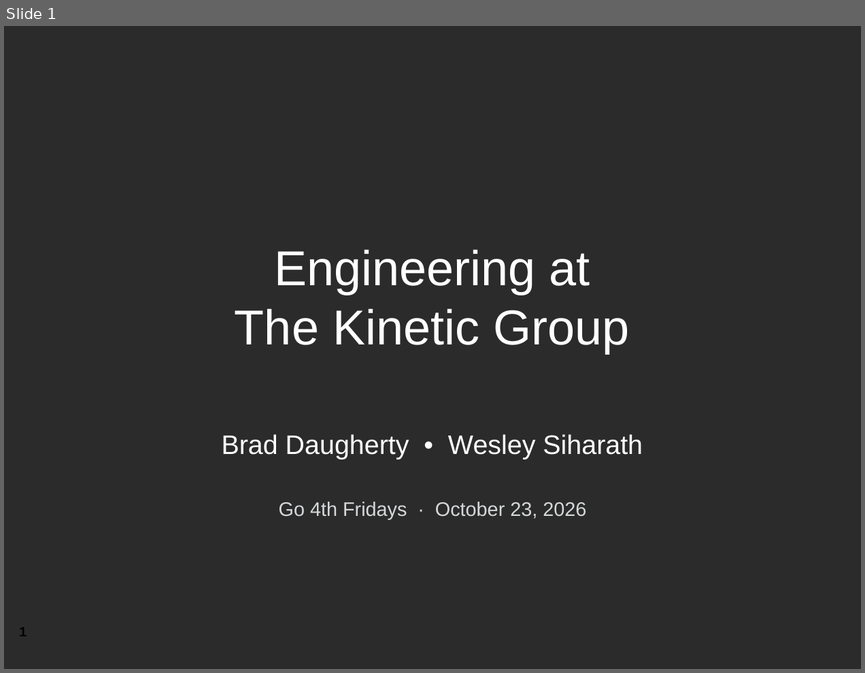
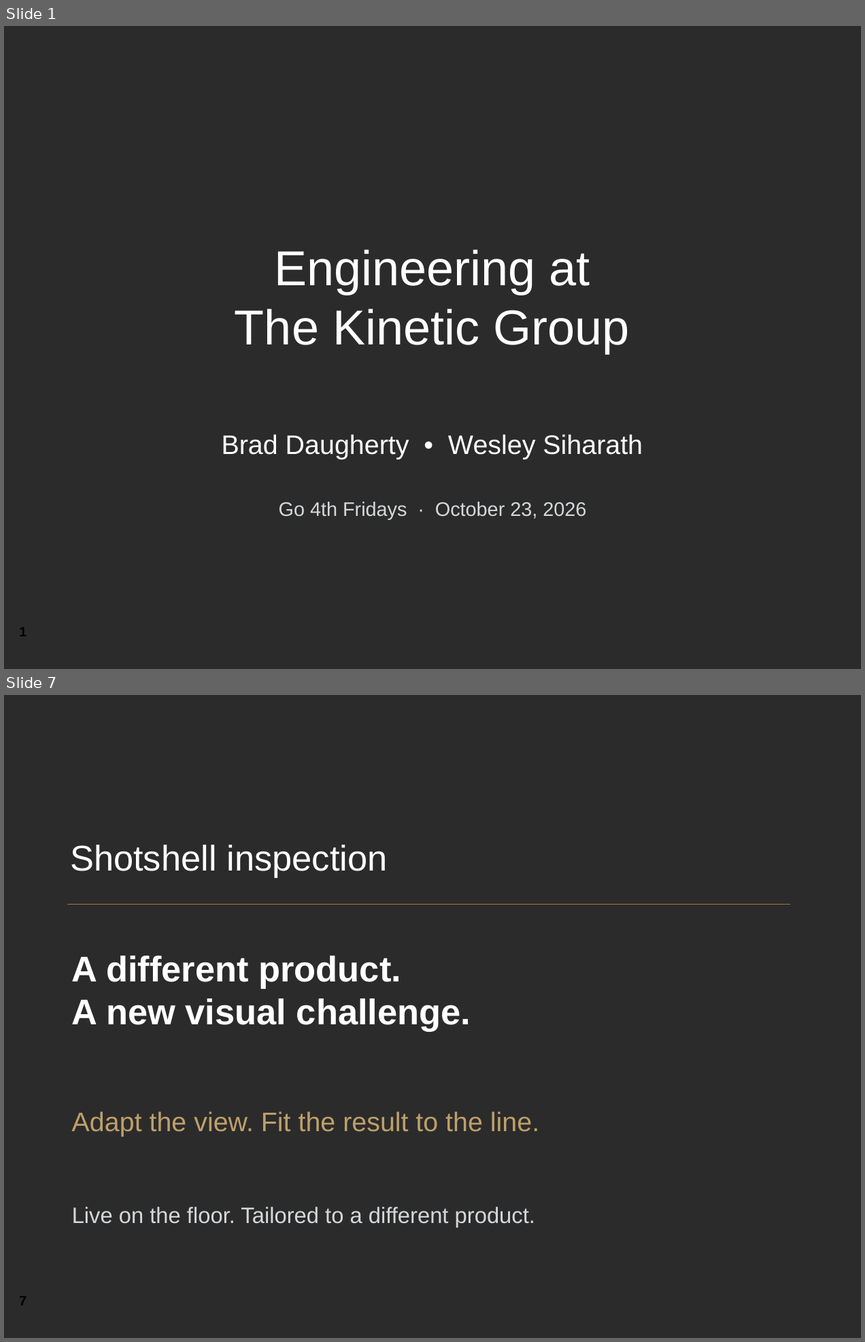
Before and after one commit to YeChamo/part-tracking-demo-ualr, a slide deck: docs/presentation/Engineering_at_The_Kinetic_Group.pptx. Shown one above the other, each under a label of ours: slide 1 before the commit, slides 1 and 7 after it; the slides between them are not shown. The pictures are 865x673 and 865x1342 pixels, drawn with LibreOffice and Linux fonts; fonts in the diff are those of the drawing; background and template pictures are left out; a plain dark background stands for a picture behind light text. Boxes give left, top, right and bottom in pixels: in the first picture for what was removed or moved away, otherwise in the second. Text is boxed around its words. In the diff, an @@ line names an element or a change of style, - is before the commit and + after.

```diff
--- a/docs/presentation/Engineering_at_The_Kinetic_Group.pptx
+++ b/docs/presentation/Engineering_at_The_Kinetic_Group.pptx
@@ slide 7 added at bbox=[4, 695, 861, 1338], background picture (left out) @@
@@ text added at bbox=[70, 845, 387, 878], 30 pt, text #FFFFFF @@
+Shotshell inspection
@@ line added from (67, 904) to (791, 904), #9D7C2F 0.75 pt @@
@@ text added at bbox=[72, 955, 470, 1032], 30 pt, text #FFFFFF, bold @@
+A different product.
+A new visual challenge.
@@ text added at bbox=[72, 1111, 539, 1136], 22.5 pt, text #BEA06A @@
+Adapt the view. Fit the result to the line.
@@ text added at bbox=[72, 1206, 535, 1227], 18.8 pt, text #D5D8DA @@
+Live on the floor. Tailored to a different product.
@@ text added at bbox=[19, 1296, 26, 1305], 11.2 pt, text #000000, bold @@
+7
```
Also in this commit, not shown: 9 slides changed, 5 other slides added, 3 other files.
